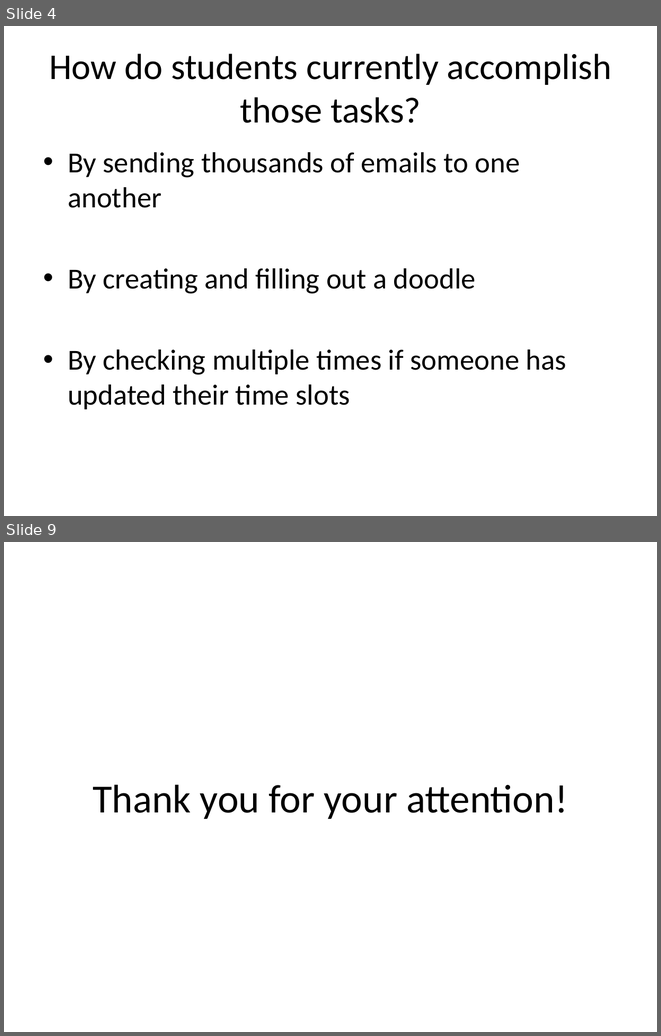
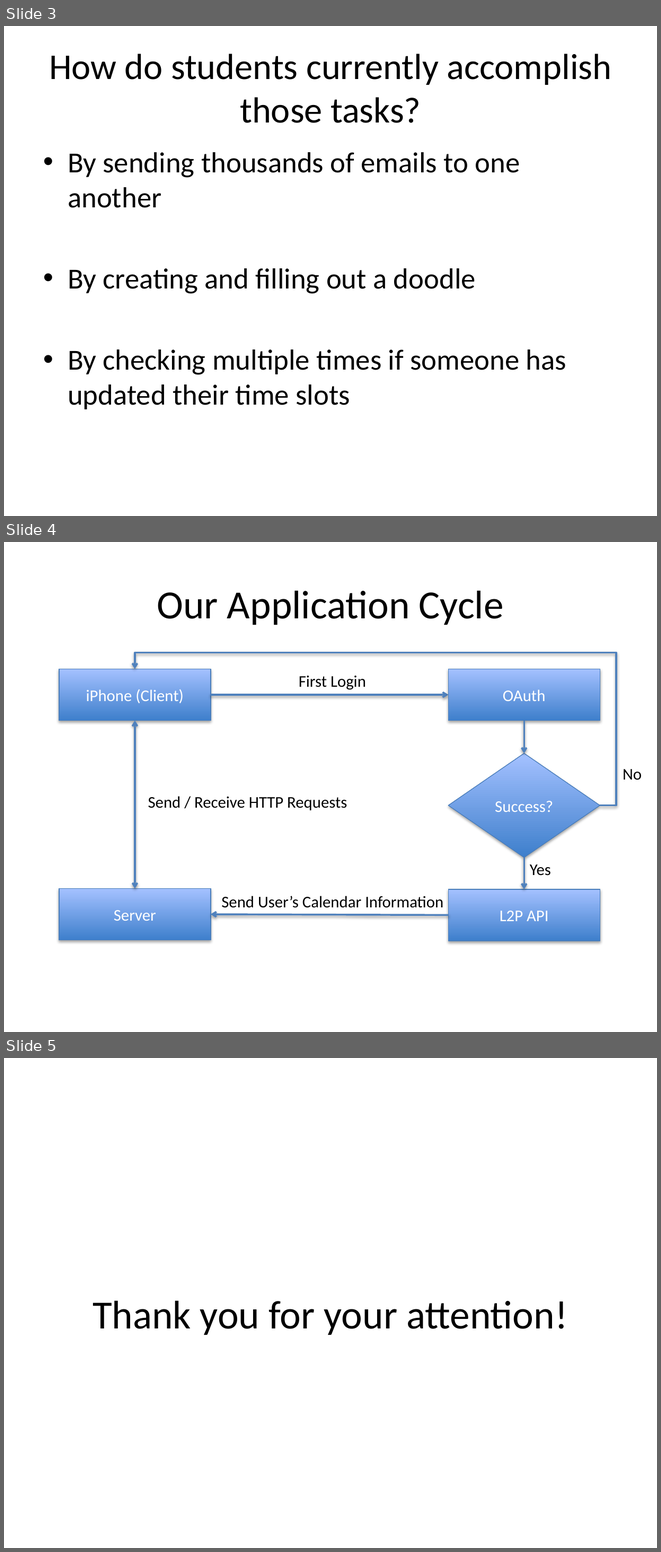
Before and after one commit to mremad/RWTH-iPhone-Project, a slide deck: Presentation.pptx. Shown one above the other, each under a label of ours: slides 4 and 9 before the commit, slides 3, 4 and 5 after it; the slides between them are not shown. The pictures are 661x1036 and 661x1552 pixels, drawn with LibreOffice and Linux fonts; fonts in the diff are those of the drawing. Boxes give left, top, right and bottom in pixels: in the first picture for what was removed or moved away, otherwise in the second. Text is boxed around its words. In the diff, an @@ line names an element or a change of style, - is before the commit and + after.

```diff
--- a/Presentation.pptx
+++ b/Presentation.pptx
@@ slide 4 added at [4, 542, 657, 1032], background #FFFFFF @@
@@ title added at [157, 590, 504, 625], 44 pt, text #000000 @@
+Our Application Cycle
@@ elbow arrow added from (600, 805) to (134, 669), #4F81BD 2 pt @@
@@ rectangle added at [59, 669, 210, 720], fill gradient #3F80CE to #A4C4FF, outline #4B7EBC 0.75 pt, 18 pt, text #FFFFFF @@
+iPhone (Client)
@@ rectangle added at [448, 669, 600, 720], fill gradient #3F80CE to #A4C4FF, outline #4B7EBC 0.75 pt, 18 pt, text #FFFFFF @@
+OAuth
@@ text added at [299, 676, 366, 690], 18 pt, text #000000 @@
+First Login
@@ arrow added from (210, 695) to (448, 695), #4F81BD 2 pt @@
@@ double arrow added from (134, 720) to (134, 888), #4F81BD 2 pt @@
@@ arrow added from (524, 720) to (524, 753), #4F81BD 2 pt @@
@@ diamond added at [448, 753, 600, 857], fill gradient #3F80CE to #A4C4FF, outline #4B7EBC 0.75 pt, 18 pt, text #FFFFFF @@
+Success?
@@ text added at [623, 769, 642, 780], 18 pt, text #000000 @@
+No
@@ text added at [148, 796, 347, 810], 18 pt, text #000000 @@
+Send / Receive HTTP Requests
@@ arrow added from (524, 857) to (524, 889), #4F81BD 2 pt @@
@@ text added at [530, 864, 551, 875], 18 pt, text #000000 @@
+Yes
@@ rectangle added at [59, 888, 210, 940], fill gradient #3F80CE to #A4C4FF, outline #4B7EBC 0.75 pt, 18 pt, text #FFFFFF @@
+Server
@@ rectangle added at [448, 889, 600, 941], fill gradient #3F80CE to #A4C4FF, outline #4B7EBC 0.75 pt, 18 pt, text #FFFFFF @@
+L2P API
@@ text added at [221, 896, 443, 908], 18 pt, text #000000 @@
+Send User’s Calendar Information
@@ arrow added from (448, 915) to (210, 914), #4F81BD 2 pt @@
@@ what was slide 4 is now slide 3 @@
@@ what was slide 9 is now slide 5 @@
```
Also in this commit, not shown: 1 slide changed, 5 slides removed.
